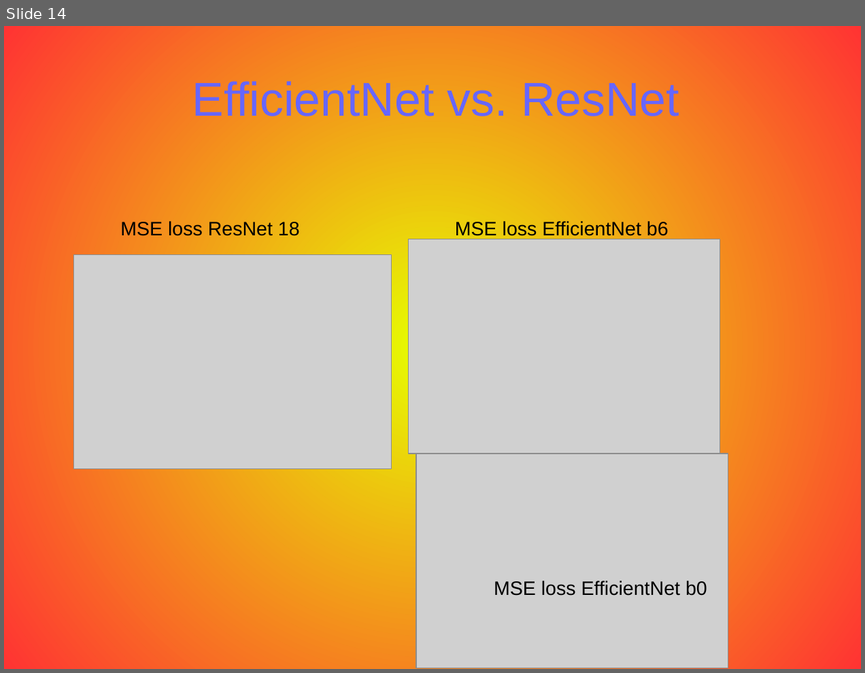
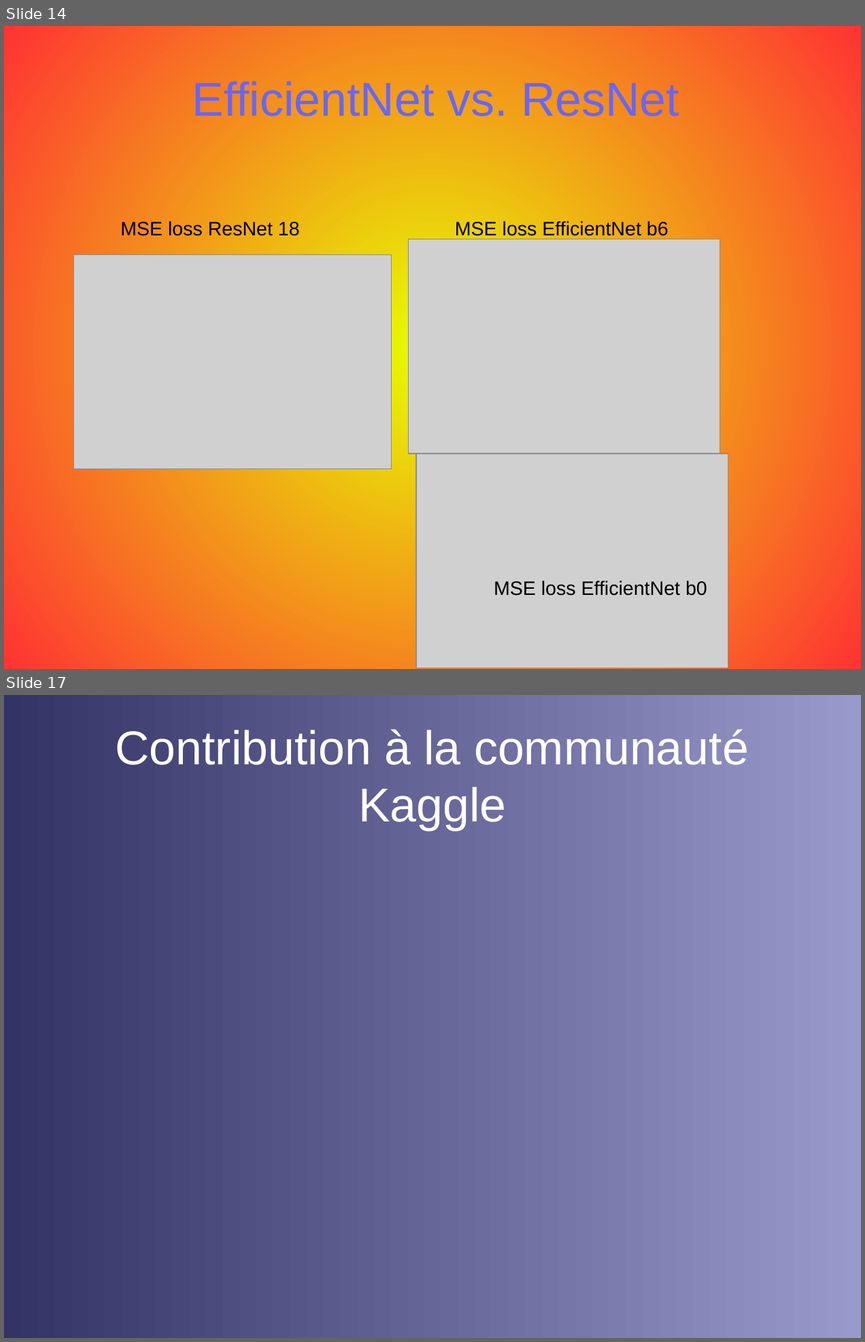
Before and after one commit to opsabarsec/Computer-vision-for-self-driving-cars, a slide deck: documentation/P7_presentation.odp. Shown one above the other, each under a label of ours: slide 14 before the commit, slides 14 and 17 after it; the slides between them are not shown. The pictures are 865x673 and 865x1342 pixels, drawn with LibreOffice and Linux fonts; fonts in the diff are those of the drawing; grey boxes stand for pictures. Boxes give left, top, right and bottom in pixels: in the first picture for what was removed or moved away, otherwise in the second. Text is boxed around its words. In the diff, an @@ line names an element or a change of style, - is before the commit and + after.

```diff
--- a/documentation/P7_presentation.odp
+++ b/documentation/P7_presentation.odp
@@ slide 17 added at bbox=[4, 695, 861, 1338], background gradient #333366 to #9999CC @@
@@ title added at bbox=[115, 729, 749, 830], 44 pt, text #FFFFFF @@
+Contribution à la communauté Kaggle
```
Also in this commit, not shown: 4 slides changed, 1 other slide added, 2 slides removed, 1 other file.
